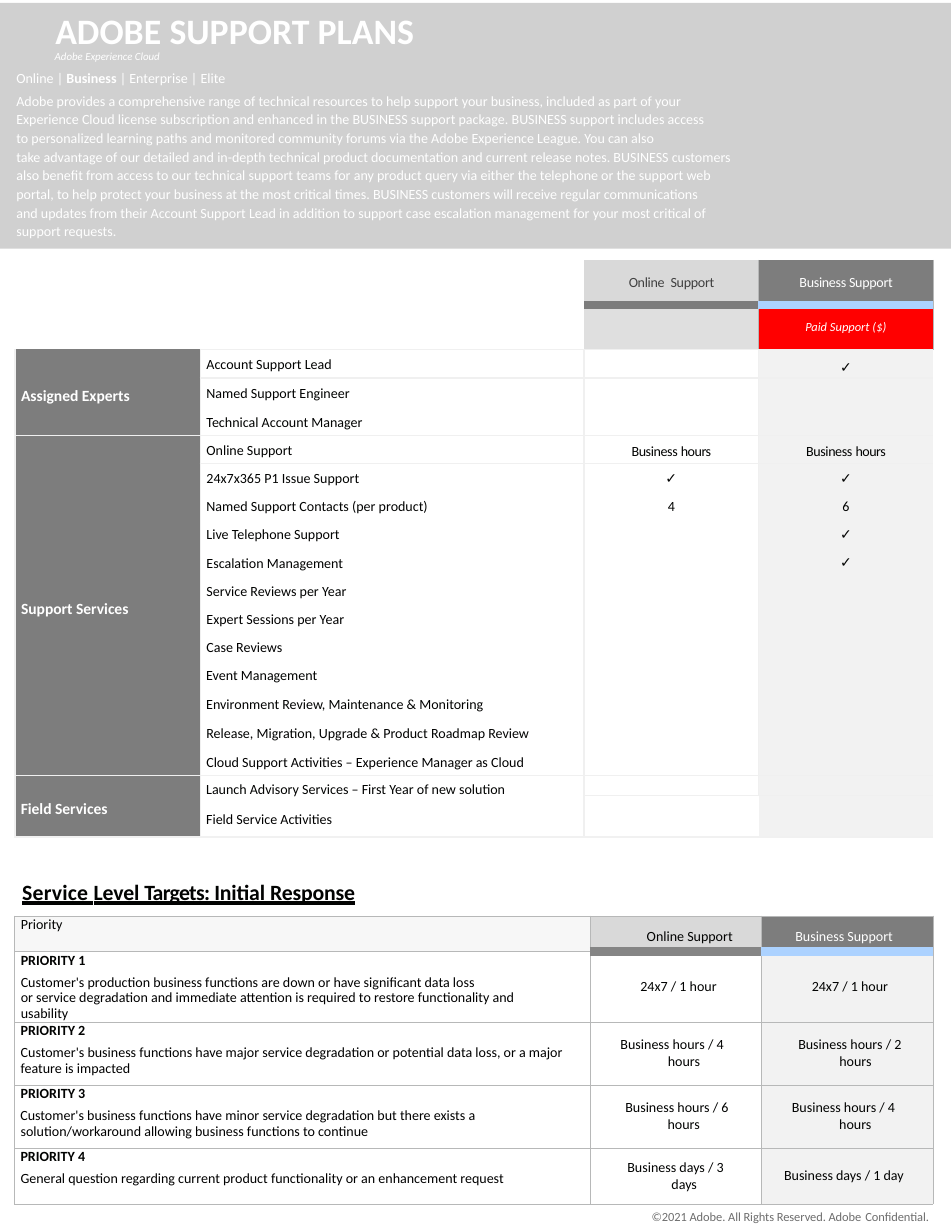
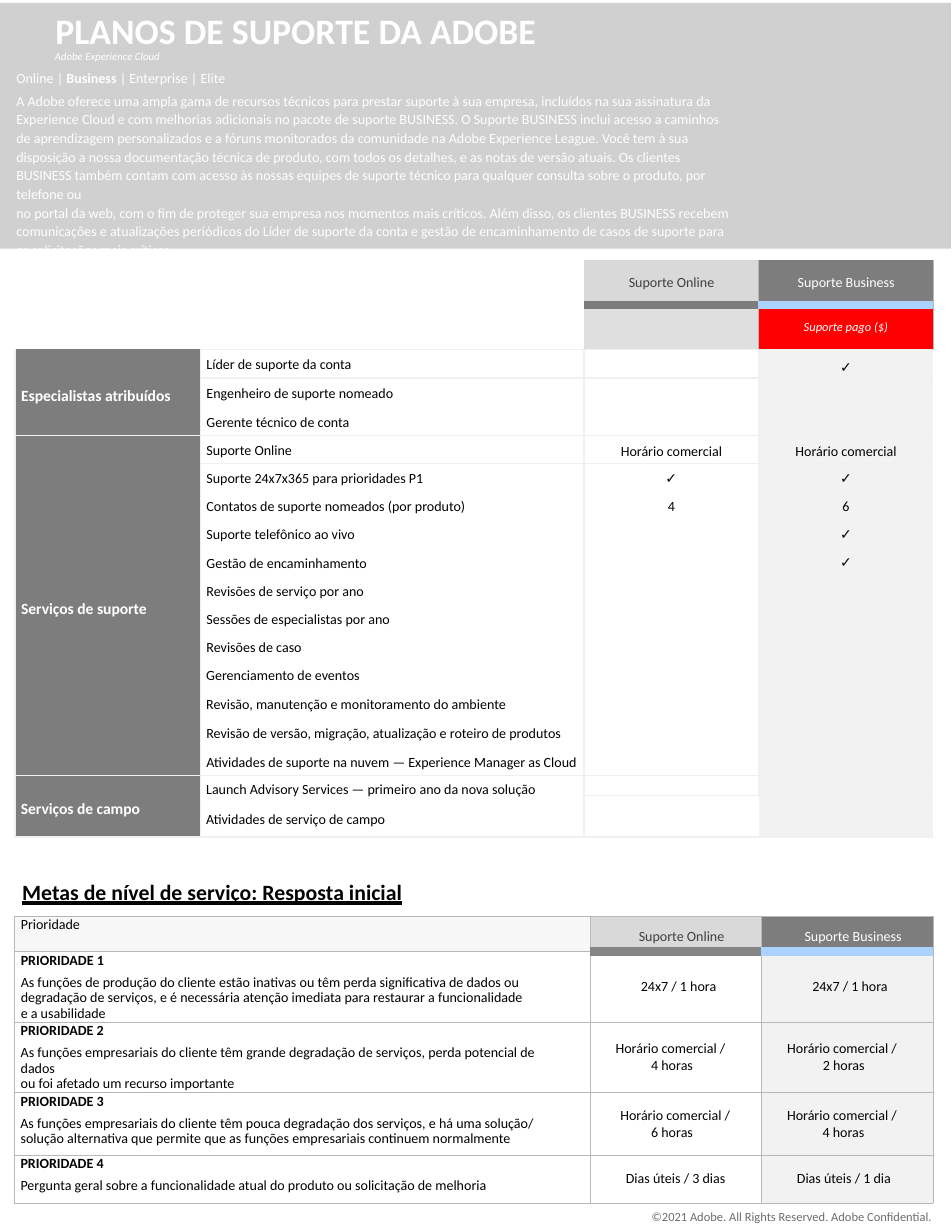
Before and after one commit to AdobeDocs/support-resources.pt-BR, a slide deck: slide 1 of help/data-sheets/assets/BusinessSupportDatasheet.pptx. Drawn at 952x1232 pixels with LibreOffice and Linux fonts; fonts in the diff are those of the drawing; grey boxes stand for pictures; background and template pictures are left out. Boxes give left, top, right and bottom in pixels: in the first picture for what was removed or moved away, otherwise in the second. Text is boxed around its words. In the diff, an @@ line names an element or a change of style, - is before the commit and + after.

```diff
--- a/help/data-sheets/assets/BusinessSupportDatasheet.pptx
+++ b/help/data-sheets/assets/BusinessSupportDatasheet.pptx
@@ title at bbox=[55, 21, 536, 44]: text changed @@
-ADOBE SUPPORT PLANS
+PLANOS DE SUPORTE DA ADOBE
@@ text at bbox=[16, 97, 729, 248]: text changed @@
-Adobe provides a comprehensive range of technical resources to help support your business, included as part of your Experience Cloud license subscription and enhanced in the BUSINESS support package. BUSINESS support includes access to personalized learning paths and monitored community forums via the Adobe Experience League. You can also take advantage of our detailed and in-depth technical product documentation and current release notes. BUSINESS customers also benefit from access to our technical support teams for any product query via either the telephone or the support web portal, to help protect your business at the most critical times. BUSINESS customers will receive regular communications and updates from their Account Support Lead in addition to support case escalation management for your most critical of support requests.
+A Adobe oferece uma ampla gama de recursos técnicos para prestar suporte à sua empresa, incluídos na sua assinatura da Experience Cloud e com melhorias adicionais no pacote de suporte BUSINESS. O Suporte BUSINESS inclui acesso a caminhos
+de aprendizagem personalizados e a fóruns monitorados da comunidade na Adobe Experience League. Você tem à sua disposição a nossa documentação técnica de produto, com todos os detalhes, e as notas de versão atuais. Os clientes BUSINESS também contam com acesso às nossas equipes de suporte técnico para qualquer consulta sobre o produto, por telefone ou
+no portal da web, com o fim de proteger sua empresa nos momentos mais críticos. Além disso, os clientes BUSINESS recebem comunicações e atualizações periódicos do Líder de suporte da conta e gestão de encaminhamento de casos de suporte para
+as solicitações mais críticas.
@@ table at bbox=[15, 260, 934, 838] @@
-row 1, column 3: Online Support
+row 1, column 3: Suporte Online
-row 1, column 4: Business Support
+row 1, column 4: Suporte Business
-row 2, column 4: Paid Support ($)
+row 2, column 4: Suporte pago ($)
-row 3, column 1: Assigned Experts
+row 3, column 1: Especialistas atribuídos
-row 3, column 2: Account Support Lead
+row 3, column 2: Líder de suporte da conta
-row 4, column 2: Named Support Engineer
+row 4, column 2: Engenheiro de suporte nomeado
-row 5, column 2: Technical Account Manager
+row 5, column 2: Gerente técnico de conta
-row 6: Support Services | Online Support | Business hours | Business hours
+row 6: Serviços de suporte | Suporte Online | Horário comercial | Horário comercial
-row 7, column 2: 24x7x365 P1 Issue Support
+row 7, column 2: Suporte 24x7x365 para prioridades P1
-row 8, column 2: Named Support Contacts (per product)
+row 8, column 2: Contatos de suporte nomeados (por produto)
-row 9, column 2: Live Telephone Support
+row 9, column 2: Suporte telefônico ao vivo
-row 10, column 2: Escalation Management
+row 10, column 2: Gestão de encaminhamento
-row 11, column 2: Service Reviews per Year
+row 11, column 2: Revisões de serviço por ano
-row 12, column 2: Expert Sessions per Year
+row 12, column 2: Sessões de especialistas por ano
-row 13, column 2: Case Reviews
+row 13, column 2: Revisões de caso
-row 14, column 2: Event Management
+row 14, column 2: Gerenciamento de eventos
-row 15, column 2: Environment Review, Maintenance & Monitoring
+row 15, column 2: Revisão, manutenção e monitoramento do ambiente
-row 16, column 2: Release, Migration, Upgrade & Product Roadmap Review
+row 16, column 2: Revisão de versão, migração, atualização e roteiro de produtos
-row 17, column 2: Cloud Support Activities – Experience Manager as Cloud
+row 17, column 2: Atividades de suporte na nuvem — Experience Manager as Cloud
-row 18, column 1: Field Services
+row 18, column 1: Serviços de campo
-row 18, column 2: Launch Advisory Services – First Year of new solution / Field Service Activities
+row 18, column 2: Launch Advisory Services — primeiro ano da nova solução / Atividades de serviço de campo
@@ text at bbox=[22, 884, 402, 905]: text changed @@
-Service Level Targets: Initial Response
+Metas de nível de serviço: Resposta inicial
@@ table at bbox=[15, 916, 933, 1197] @@
-row 1: Priority | Online Support | Business Support
+row 1: Prioridade | Suporte Online | Suporte Business
-row 2: PRIORITY 1 / Customer's production business functions are down or have significant data loss or service degradation and immediate attention is required to restore functionality and usability | 24x7 / 1 hour | 24x7 / 1 hour
+row 2: PRIORIDADE 1 / As funções de produção do cliente estão inativas ou têm perda significativa de dados ou degradação de serviços, e é necessária atenção imediata para restaurar a funcionalidade e a usabilidade | 24x7 / 1 hora | 24x7 / 1 hora
-row 3: PRIORITY 2 / Customer's business functions have major service degradation or potential data loss, or a major feature is impacted | Business hours / 4 hours | Business hours / 2 hours
+row 3: PRIORIDADE 2 / As funções empresariais do cliente têm grande degradação de serviços, perda potencial de dados ou foi afetado um recurso importante | Horário comercial / 4 horas | Horário comercial / 2 horas
-row 4: PRIORITY 3 / Customer's business functions have minor service degradation but there exists a solution/workaround allowing business functions to continue | Business hours / 6 hours | Business hours / 4 hours
+row 4: PRIORIDADE 3 / As funções empresariais do cliente têm pouca degradação dos serviços, e há uma solução/ solução alternativa que permite que as funções empresariais continuem normalmente | Horário comercial / 6 horas | Horário comercial / 4 horas
-row 5: PRIORITY 4 / General question regarding current product functionality or an enhancement request | Business days / 3 days | Business days / 1 day
+row 5: PRIORIDADE 4 / Pergunta geral sobre a funcionalidade atual do produto ou solicitação de melhoria | Dias úteis / 3 dias | Dias úteis / 1 dia
@@ text "©2021 Adobe. All Rights Reserved. ..." at bbox=[652, 1212, 931, 1223]: letter spacing -0.1 to 0 pt @@
```
Also in this commit, not shown: 2 other slides changed, 3 other files.
